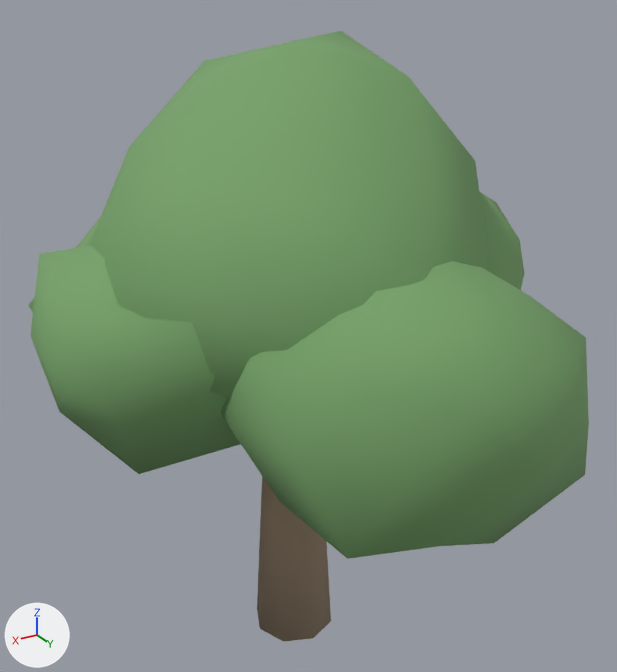
Two versions of the glTF model prototype/assets/models/terrain/ambient_tree_6.glb, one commit apart.
One viewpoint serves both versions: a 50 mm lens placed at (2.87, 5.03, 5.07), pointed at (-0.1, 0.07, 2.59). The lights are fixed; the arrows at lower left show +X, +Y and +Z. The older version comes first.

The first picture shows 'ambient_tree_6'.
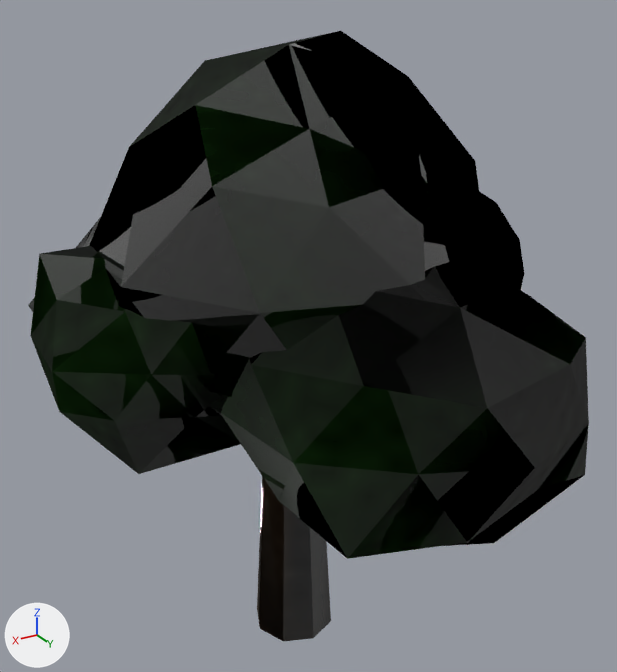
What differs and where, as boxes (x1, y1, x2, y2) in the pictures (617 x 672 px):
```json
{"object": "ambient_tree_6", "change": "surface changed", "before": [28, 31, 589, 641], "after": [28, 31, 589, 641], "on screen": "green to black"}
```

Edits to the scene script, one JSON object a line:
```json
{"op": "add", "block": "img_ambient_tree_6_mat1_norm", "code": ["img_ambient_tree_6_mat1_norm = load_image('ambient_tree_6_mat1_norm', '_unpacked/ambient_tree_6_mat1_norm', 128, 128, 'Non-Color')"]}
{"op": "add", "block": "img_ambient_tree_6_mat1_rough", "code": ["img_ambient_tree_6_mat1_rough = load_image('ambient_tree_6_mat1_rough', '_unpacked/ambient_tree_6_mat1_rough', 128, 128, 'Non-Color')"]}
{"op": "add", "block": "img_ambient_tree_6_mat1_albedo", "code": ["img_ambient_tree_6_mat1_albedo = load_image('ambient_tree_6_mat1_albedo', '_unpacked/ambient_tree_6_mat1_albedo', 128, 128, 'sRGB')"]}
{"op": "add", "block": "img_ambient_tree_6_mat0_norm", "code": ["img_ambient_tree_6_mat0_norm = load_image('ambient_tree_6_mat0_norm', '_unpacked/ambient_tree_6_mat0_norm', 128, 128, 'Non-Color')"]}
{"op": "add", "block": "img_ambient_tree_6_mat0_albedo", "code": ["img_ambient_tree_6_mat0_albedo = load_image('ambient_tree_6_mat0_albedo', '_unpacked/ambient_tree_6_mat0_albedo', 128, 128, 'sRGB')"]}
{"op": "add", "block": "img_ambient_tree_6_mat0_rough", "code": ["img_ambient_tree_6_mat0_rough = load_image('ambient_tree_6_mat0_rough', '_unpacked/ambient_tree_6_mat0_rough', 128, 128, 'Non-Color')"]}
{"block": "mat_ambient_tree_6_mat0", "change": "nodes: BsdfPrincipled, OutputMaterial"}
{"block": "mat_ambient_tree_6_mat0", "change": "colours: brown #99866f"}
{"block": "mat_ambient_tree_6_mat0", "change": "nodes: BsdfPrincipled, Math, NormalMap, OutputMaterial, SeparateColor, TexImage x3"}
{"block": "mat_ambient_tree_6_mat0", "change": "uses the picture img_ambient_tree_6_mat0_albedo"}
{"block": "mat_ambient_tree_6_mat0", "change": "uses the picture img_ambient_tree_6_mat0_norm"}
{"block": "mat_ambient_tree_6_mat0", "change": "uses the picture img_ambient_tree_6_mat0_rough"}
{"block": "mat_ambient_tree_6_mat1", "change": "nodes: BsdfPrincipled, OutputMaterial"}
{"block": "mat_ambient_tree_6_mat1", "change": "colours: green #76a269"}
{"block": "mat_ambient_tree_6_mat1", "change": "nodes: BsdfPrincipled, Math, NormalMap, OutputMaterial, SeparateColor, TexImage x3"}
{"block": "mat_ambient_tree_6_mat1", "change": "uses the picture img_ambient_tree_6_mat1_albedo"}
{"block": "mat_ambient_tree_6_mat1", "change": "uses the picture img_ambient_tree_6_mat1_norm"}
{"block": "mat_ambient_tree_6_mat1", "change": "uses the picture img_ambient_tree_6_mat1_rough"}
{"block": "me_ambient_tree_6_mesh", "where": "me_ambient_tree_6_mesh.from_pydata(...)  # 274 vertices, 476 faces; spans x -1.92..1.83, y -1.89..2.24, z 0.0..4.66"}
{"block": "me_ambient_tree_6_mesh", "where": "# used by ob_ambient_tree_6; location = (0.0, 0.0, 0.0)"}
{"block": "me_ambient_tree_6_mesh", "change": "me_ambient_tree_6_mesh part 1: texture (UV) coordinates changed"}
```
